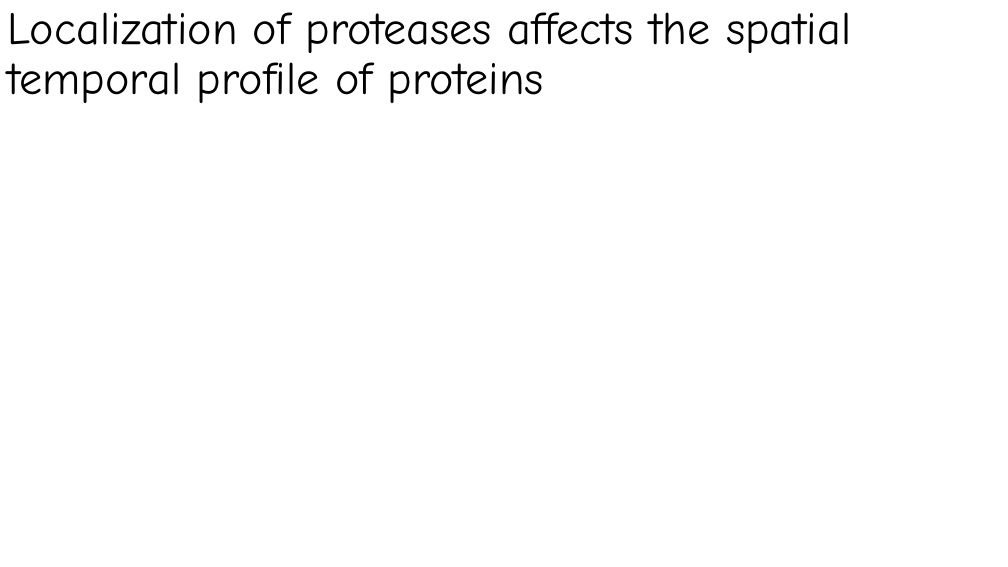
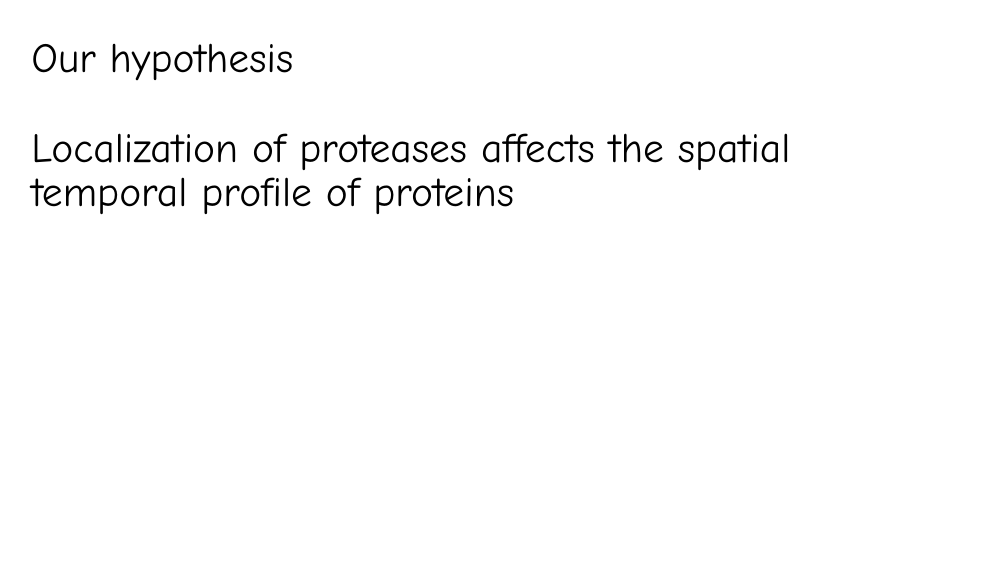
Before and after one commit to fly2Universe/CS6824, a slide deck: slide 5 of CS6824FinalPresentation.pptx. Drawn at 1008x567 pixels with LibreOffice and Linux fonts; fonts in the diff are those of the drawing. Boxes give left, top, right and bottom in pixels: in the first picture for what was removed or moved away, otherwise in the second. Text is boxed around its words. In the diff, an @@ line names an element or a change of style, - is before the commit and + after.

Commit message:
edit ppt

```diff
--- a/CS6824FinalPresentation.pptx
+++ b/CS6824FinalPresentation.pptx
@@ title at [31, 43, 791, 214]: text changed; size 44 to 39.6 pt @@
-Localization of proteases affects the spatial temporal profile of proteins
+Our hypothesis
+Localization of proteases affects the spatial temporal profile of proteins
```
Also in this commit, not shown: 8 slides added.
